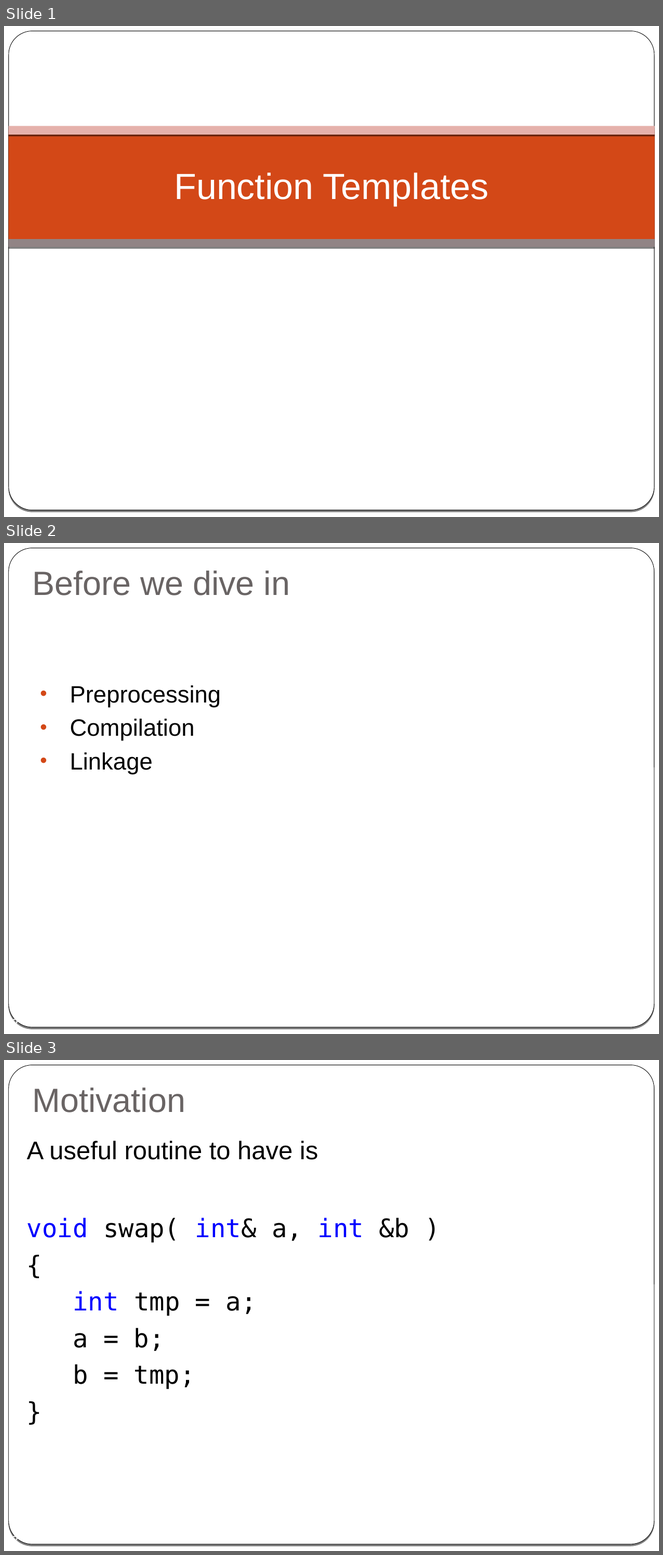
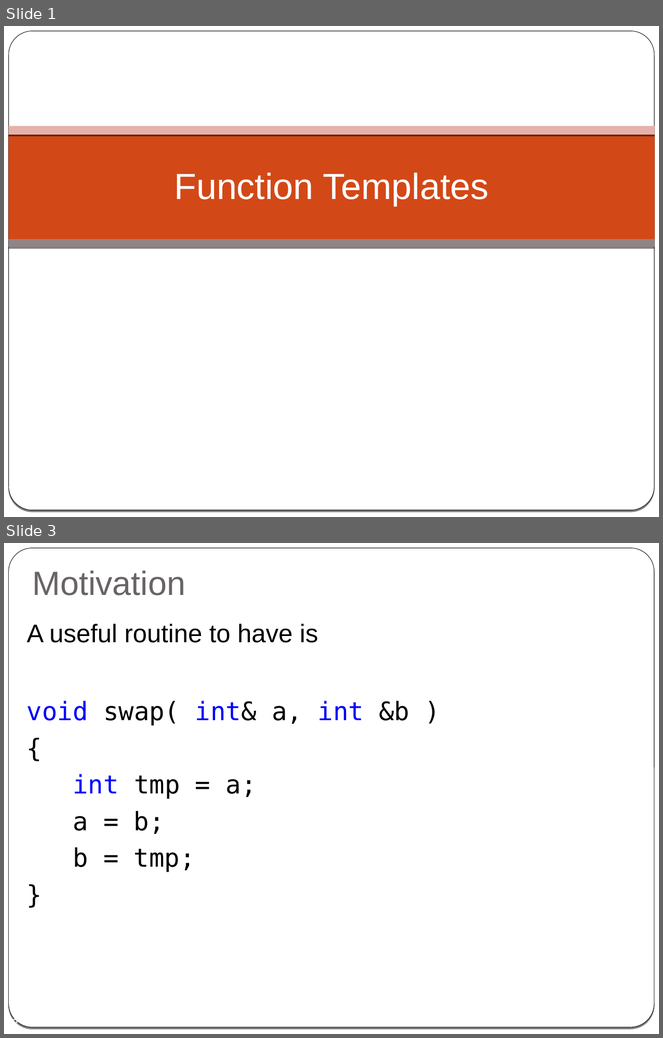
Before and after one commit to cpp-at-ariel/cpp-5779, a slide deck: 08-templates-iterators/slides.odp. Shown one above the other, each under a label of ours: slides 1, 2 and 3 before the commit, slides 1 and 3 after it; the slides between them are not shown. The pictures are 663x1555 and 663x1038 pixels, drawn with LibreOffice and Linux fonts; fonts in the diff are those of the drawing. Boxes give left, top, right and bottom in pixels: in the first picture for what was removed or moved away, otherwise in the second. Text is boxed around its words. In the diff, an @@ line names an element or a change of style, - is before the commit and + after.

```diff
--- a/08-templates-iterators/slides.odp
+++ b/08-templates-iterators/slides.odp
@@ slide 2 removed at [4,543,659,1034], background gradient #000000 to #FFFFFF; not listed: 2 template elements that a slide beside it also shows @@
@@ title removed at [32,571,290,596] @@
-Before we dive in
@@ text removed at [70,685,221,774] @@
-• Preprocessing
-• Compilation
-• Linkage
@@ page number removed at [11,1018,19,1025] @@
-2
```
Also in this commit, not shown: 7 slides changed, 1 slide added, 7 other files.
